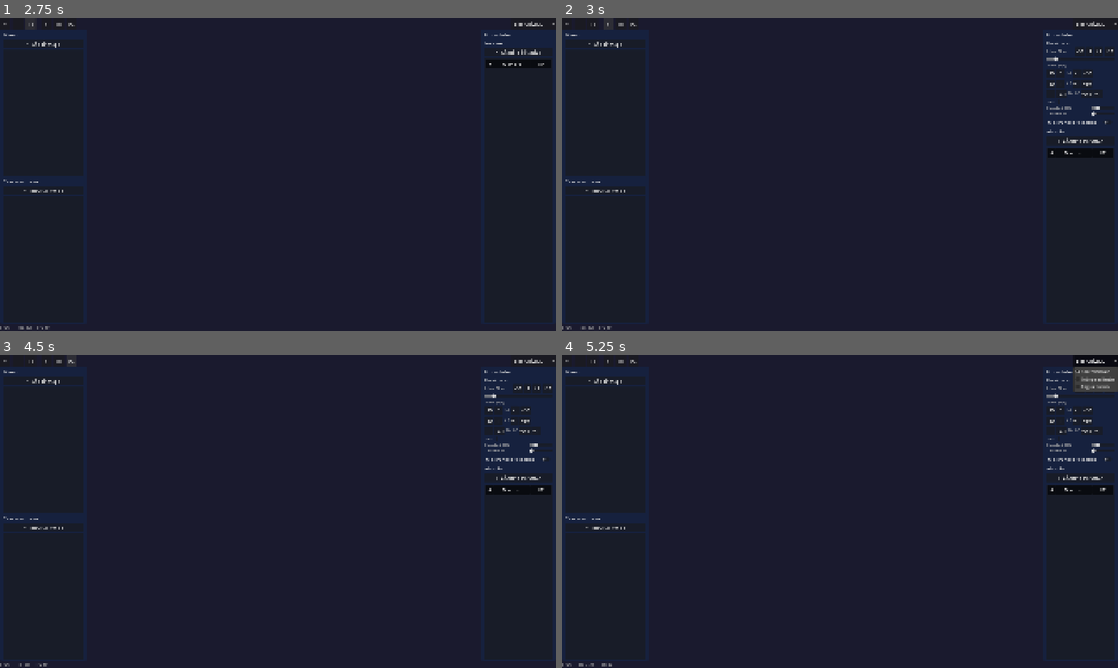
Above: before the commit, frames 1-4 (two rows, left to right).
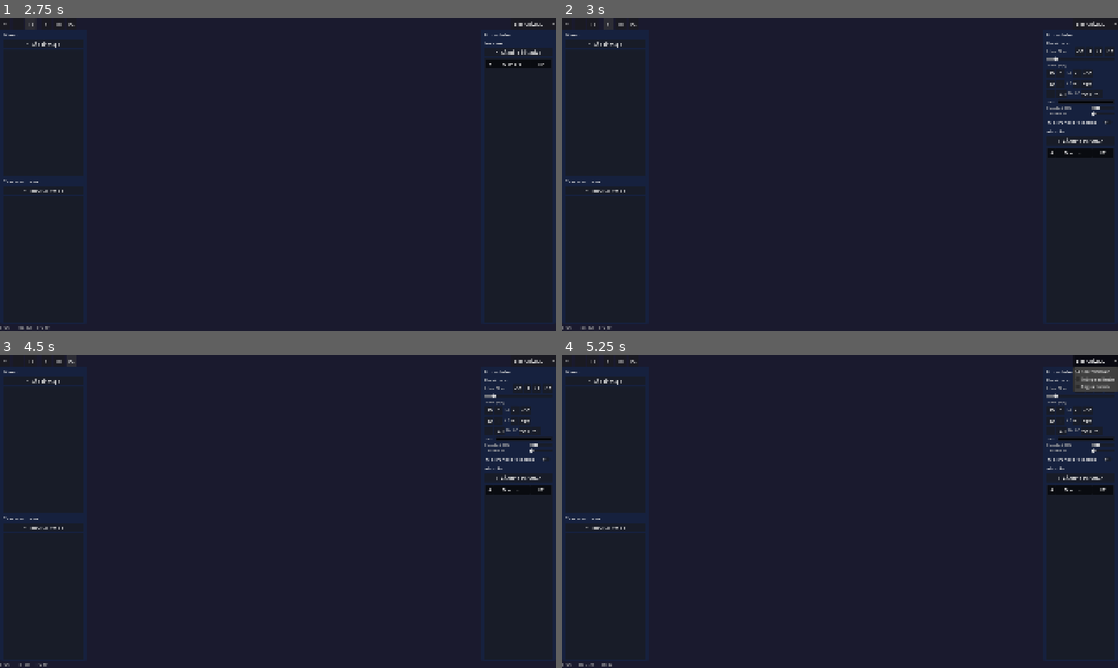
Above: after the commit, the same moments.

Repository: DEVizzent/BattleMapToolkit
Game: Godot game, scene res://scenes/ui/dm_window.tscn
Same seed, same stepped clock (60 frames per second), same inputs: the game is played once before the commit and once after it. This scene is started directly instead of the project's main scene.
Inputs:
- Up to frame 1 (2.75 s): click "+" at 0.5 s; click "-" at 1.25 s; click "[ ]" at 2 s
- Up to frame 2 (3 s): click "#" at 2.75 s
- Up to frame 3 (4.5 s): click "M" at 3.5 s; click "FX" at 4.25 s
- Up to frame 4 (5.25 s): click "Sincronizado" at 5 s

Frame 1 is identical in both runs. In frame 2, less than 0.1% of the frame differs, in the area x 89-100%, y 26-28%; in frame 3, less than 0.1%; in frame 4, less than 0.1%.

Commit message:
fix: ampliar ColorPickerButtons, refactor acceso a token_data
- ColorPickerButton de grid y token ahora expanden al ancho (size_flags=3)
- Helper _get_selected_token_data() para acceso tipado y seguro
- Tests de roundtrip borde: handler → token_data → sprite → picker

Diff:
--- a/scenes/ui/dm_window.tscn
+++ b/scenes/ui/dm_window.tscn
@@ -261,6 +261,7 @@
 unique_name_in_owner = true
 layout_mode = 2
 color = Color(1, 1, 0, 1)
+size_flags_horizontal = 3
 
 [node name="PropVisionHBox" type="HBoxContainer" parent="MainVBox/ContentHBox/RightPanel/RightVBox/PropertiesContent"]
 layout_mode = 2
@@ -492,6 +493,7 @@
 unique_name_in_owner = true
 layout_mode = 2
 color = Color(0, 0, 0, 1)
+size_flags_horizontal = 3
 
 [node name="OpacityHBox" type="HBoxContainer" parent="MainVBox/ContentHBox/RightPanel/RightVBox/GridPanel"]
 layout_mode = 2
--- a/scripts/ui/dm_window.gd
+++ b/scripts/ui/dm_window.gd
@@ -736,10 +736,17 @@
 	properties_content.visible = false
 
 
+func _get_selected_token_data() -> Resource:
+	if _selected_token:
+		return _selected_token.token_data
+	return null
+
+
 func _on_token_name_changed(new_name: String) -> void:
-	if not _selected_token:
-		return
-	_selected_token.token_data.name = new_name
+	var td := _get_selected_token_data()
+	if not td:
+		return
+	td.name = new_name
 	_selected_token.name = new_name if new_name != "" else "token"
 	_selected_token.queue_redraw()
 	_refresh_token_list()
@@ -747,41 +754,46 @@
 
 
 func _on_token_size_changed(value: float) -> void:
-	if not _selected_token:
-		return
-	_selected_token.token_data.size_cells = value
+	var td := _get_selected_token_data()
+	if not td:
+		return
+	td.size_cells = value
 	_selected_token.update_cell_size(_get_cell_px())
 	_selected_token.queue_redraw()
 	EventBus.token_properties_changed.emit(_selected_token.name)
 
 
 func _on_token_visibility_toggled(on: bool) -> void:
-	if not _selected_token:
-		return
-	_selected_token.token_data.visible_to_players = on
+	var td := _get_selected_token_data()
+	if not td:
+		return
+	td.visible_to_players = on
 	EventBus.token_visibility_changed.emit(_selected_token.name, on)
 
 
 func _on_token_border_color_changed(c: Color) -> void:
-	if not _selected_token:
-		return
-	_selected_token.token_data.border_color = c
+	var td := _get_selected_token_data()
+	if not td:
+		return
+	td.border_color = c
 	_selected_token.queue_redraw()
 	EventBus.token_properties_changed.emit(_selected_token.name)
 
 
 func _on_token_vision_changed(value: float) -> void:
-	if not _selected_token:
-		return
-	_selected_token.token_data.vision_radius = int(value)
+	var td := _get_selected_token_data()
+	if not td:
+		return
+	td.vision_radius = int(value)
 	prop_vision_label.text = "Vision: %d" % int(value)
 	EventBus.token_properties_changed.emit(_selected_token.name)
 
 
 func _on_token_speed_changed(value: float) -> void:
-	if not _selected_token:
-		return
-	_selected_token.token_data.speed_ft = int(value)
+	var td := _get_selected_token_data()
+	if not td:
+		return
+	td.speed_ft = int(value)
 	EventBus.token_properties_changed.emit(_selected_token.name)
 
 
--- a/test/test_token/test_token_interaction.gd
+++ b/test/test_token/test_token_interaction.gd
@@ -198,3 +198,28 @@
 	assert_eq(_dm.prop_border_color.color, Color.BLUE)
 	assert_eq(_dm.prop_vision_slider.value, 12.0)
 	assert_eq(_dm.prop_speed_spin.value, 35.0)
+
+
+func test_border_color_roundtrip_sprite_to_data() -> void:
+	var td := _make_token("Heroe")
+	td.border_color = Color.GREEN
+	var sprite := _spawn(td)
+	_dm._select_token(sprite)
+
+	# Simulate user picking RED in ColorPickerButton: button updates its color + emits signal
+	_dm.prop_border_color.color = Color.RED
+	_dm._on_token_border_color_changed(Color.RED)
+
+	assert_eq(td.border_color, Color.RED)
+	assert_eq(sprite.token_data.border_color, Color.RED)
+	assert_eq(_dm.prop_border_color.color, Color.RED)
+	assert_true(sprite.selected)
+
+
+func test_border_color_default_is_yellow() -> void:
+	var td := _make_token()
+	var sprite := _spawn(td)
+	_dm._select_token(sprite)
+
+	assert_eq(_dm.prop_border_color.color, Color.YELLOW)
+	assert_eq(sprite.token_data.border_color, Color.YELLOW)
